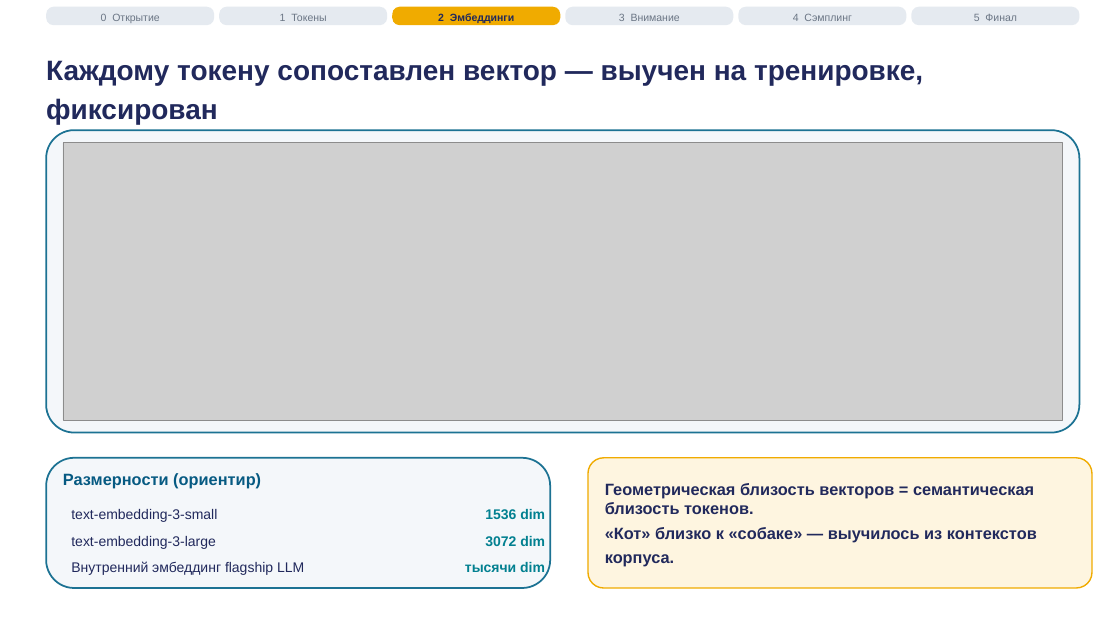
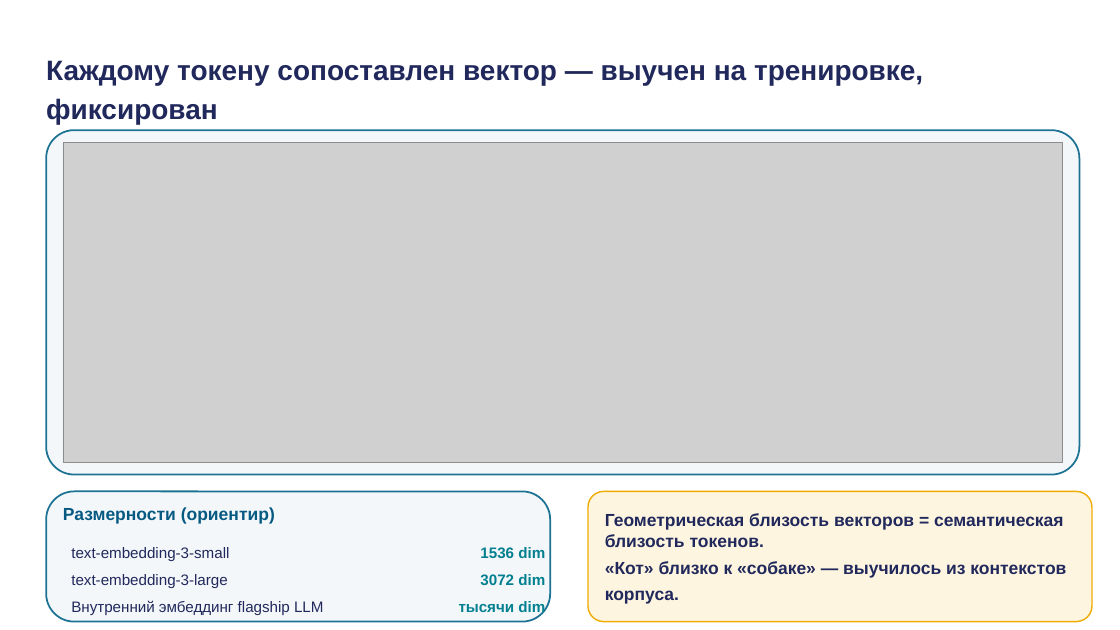
Before and after one commit to tellina-study/AI-usage-lessons, a slide deck: slide 11 of library/lectures/lec-02/rendered/lec-02.pptx (slide 9 before the commit). Drawn at 1120x630 pixels with LibreOffice and Linux fonts; fonts in the diff are those of the drawing; grey boxes stand for pictures. Boxes give left, top, right and bottom in pixels: in the first picture for what was removed or moved away, otherwise in the second. Text is boxed around its words. In the diff, an @@ line names an element or a change of style, - is before the commit and + after.

```diff
--- a/library/lectures/lec-02/rendered/lec-02.pptx
+++ b/library/lectures/lec-02/rendered/lec-02.pptx
@@ rounded rectangle removed at [46, 7, 214, 25] @@
@@ text removed at [101, 14, 159, 23] @@
-0 Открытие
@@ rounded rectangle removed at [219, 7, 387, 25] @@
@@ text removed at [280, 14, 326, 21] @@
-1 Токены
@@ rounded rectangle removed at [392, 7, 560, 25] @@
@@ text removed at [438, 13, 514, 23] @@
-2 Эмбеддинги
@@ rounded rectangle removed at [565, 7, 734, 25] @@
@@ text removed at [619, 14, 680, 21] @@
-3 Внимание
@@ rounded rectangle removed at [739, 7, 907, 25] @@
@@ text removed at [793, 14, 852, 21] @@
-4 Сэмплинг
@@ rounded rectangle removed at [912, 7, 1080, 25] @@
@@ text removed at [974, 14, 1017, 21] @@
-5 Финал
@@ rounded rectangle: place and size @@
-rounded rectangle at [46, 130, 1080, 433]
+rounded rectangle at [46, 130, 1080, 475]
@@ rounded rectangle at [46, 130, 1080, 475]: proportions changed @@
@@ picture: place and size @@
-picture at [63, 143, 1063, 420]
+picture at [63, 143, 1063, 462]
@@ text "Размерности (ориентир)" at [63, 507, 275, 524]: size 14 to 15 pt @@
@@ text "Размерности (ориентир)": place and size @@
-text "Размерности (ориентир)" at [63, 473, 261, 489]
+text "Размерности (ориентир)" at [63, 507, 275, 524]
@@ 2 rounded rectangles, 1 text: place and size @@
-2 rounded rectangles, 1 text at [46, 458, 1092, 588]
+2 rounded rectangles, 1 text at [46, 492, 1092, 622]
@@ text "Геометрическая близость векторов = семантическая ..." at [605, 513, 1066, 604]: size 14 to 15 pt @@
@@ 6 texts: place and size @@
-6 texts at [71, 509, 545, 576]
+6 texts at [71, 547, 545, 616]
@@ size 12 to 13 pt in 6 elements at [71, 574, 227, 588], [71, 600, 323, 615], [71, 547, 229, 561], [480, 574, 545, 585], [459, 601, 545, 616], [480, 547, 545, 558] @@
```
Also in this commit, not shown: 25 other slides changed, 4 slides added, 8 other files.
